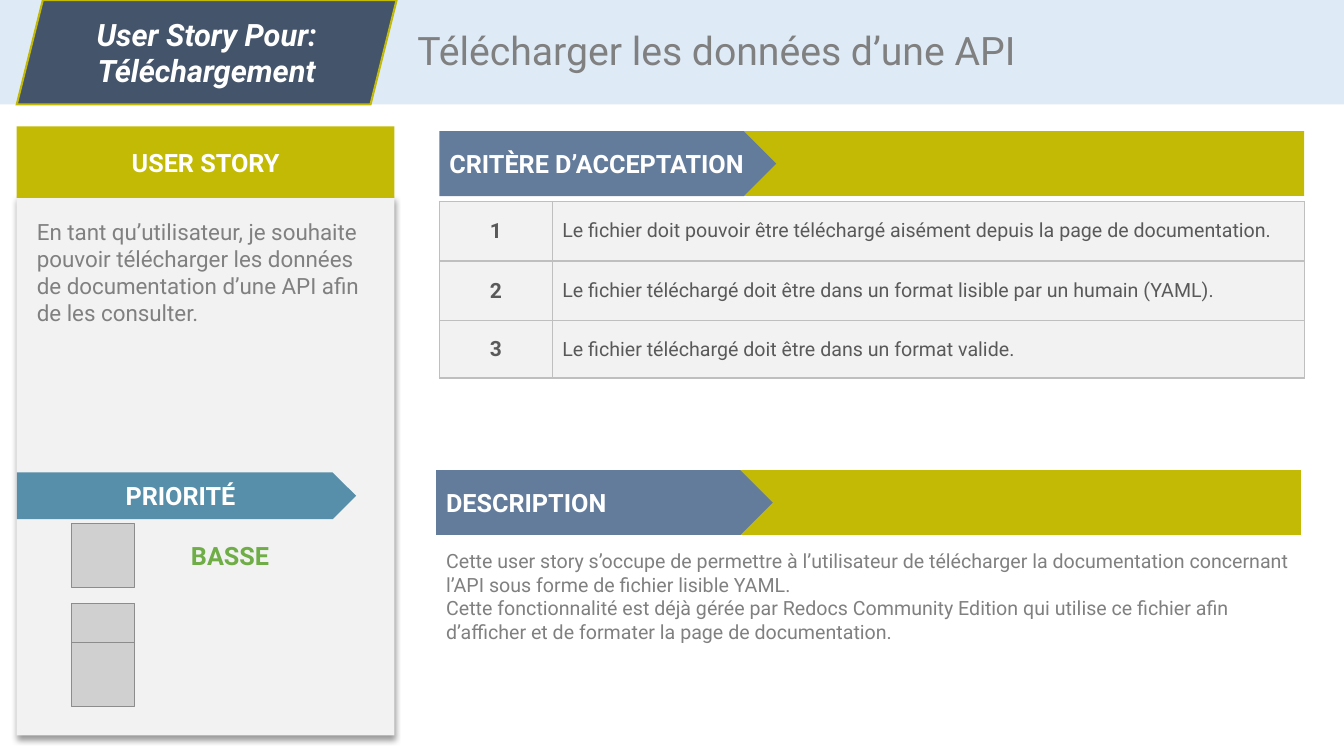
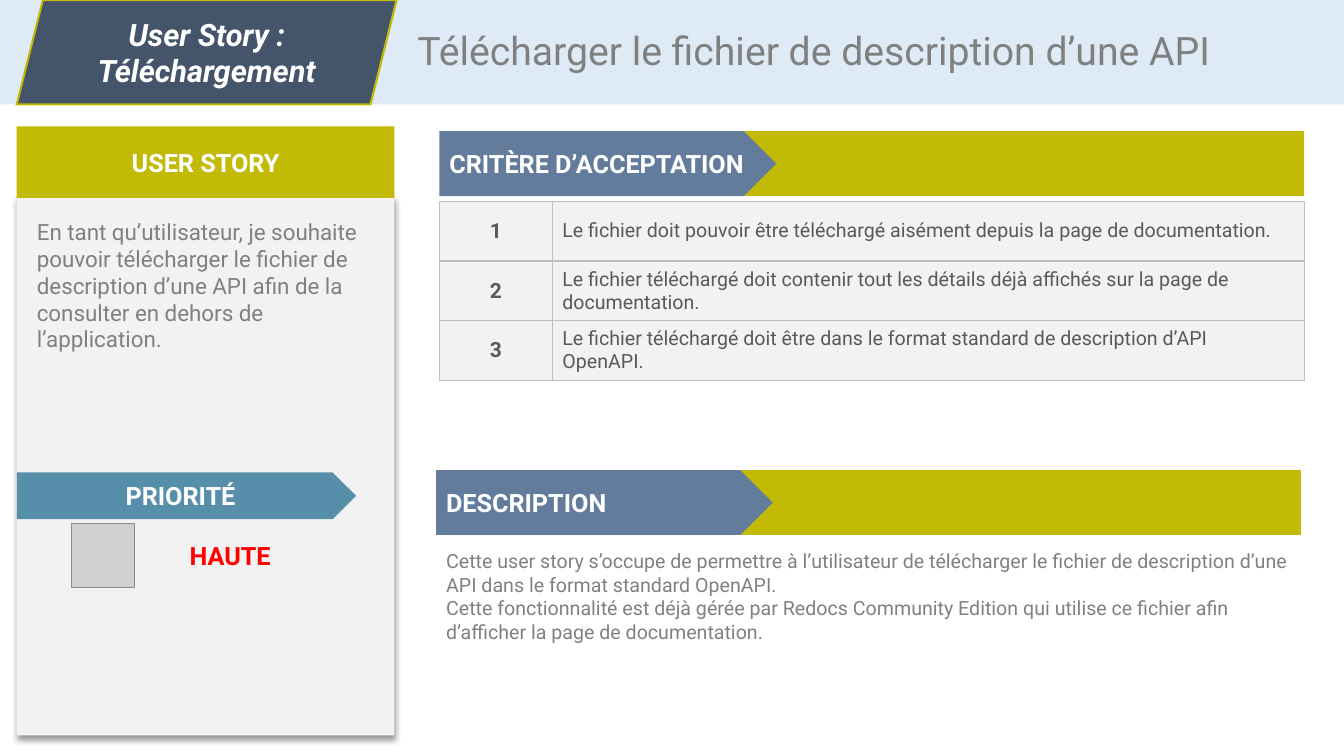
Before and after one commit to CC4K/api-catalog-development, a slide deck: slide 6 of reports/S3-User-Stories/user-stories-dev.odp (slide 3 before the commit). Drawn at 1344x756 pixels with LibreOffice and Linux fonts; fonts in the diff are those of the drawing; grey boxes stand for pictures. Boxes give left, top, right and bottom in pixels: in the first picture for what was removed or moved away, otherwise in the second. Text is boxed around its words. In the diff, an @@ line names an element or a change of style, - is before the commit and + after.

Commit message:
updated user stories (meeting tomorrow)

```diff
--- a/reports/S3-User-Stories/user-stories-dev.odp
+++ b/reports/S3-User-Stories/user-stories-dev.odp
@@ text in parallelogram at box(98, 24, 316, 89): text changed @@
-User Story Pour: Téléchargement
+User Story :
+Téléchargement
@@ text at box(417, 35, 1210, 73): text changed @@
-Télécharger les données d’une API
+Télécharger le fichier de description d’une API
@@ table at box(439, 201, 1304, 381) @@
-row 2, column 2: Le fichier téléchargé doit être dans un format lisible par un humain (YAML).
+row 2, column 2: Le fichier téléchargé doit contenir tout les détails déjà affichés sur la page de documentation.
-row 3, column 2: Le fichier téléchargé doit être dans un format valide.
+row 3, column 2: Le fichier téléchargé doit être dans le format standard de description d’API OpenAPI.
@@ text at box(37, 223, 357, 352): text changed @@
-En tant qu’utilisateur, je souhaite pouvoir télécharger les données de documentation d’une API afin de les consulter.
+En tant qu’utilisateur, je souhaite pouvoir télécharger le fichier de description d’une API afin de la consulter en dehors de l’application.
@@ text at box(190, 547, 271, 566): text changed; text colour #6FAD47 to #FF0000 @@
-BASSE
+HAUTE
@@ text at box(446, 553, 1287, 643): text changed @@
-Cette user story s’occupe de permettre à l’utilisateur de télécharger la documentation concernant l’API sous forme de fichier lisible YAML.
-Cette fonctionnalité est déjà gérée par Redocs Community Edition qui utilise ce fichier afin d’afficher et de formater la page de documentation.
+Cette user story s’occupe de permettre à l’utilisateur de télécharger le fichier de description d’une API dans le format standard OpenAPI.
+Cette fonctionnalité est déjà gérée par Redocs Community Edition qui utilise ce fichier afin d’afficher la page de documentation.
@@ picture removed at box(72, 602, 135, 666) @@
@@ picture removed at box(72, 643, 135, 706) @@
```
Also in this commit, not shown: 9 other slides changed, 4 slides added, 1 slide removed, 11 other files.
